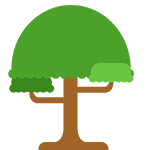
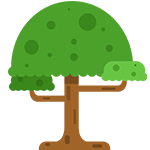
Comparing the layer stacks of the two 150×150 images. Changes:
renamed "Tree V2 copy" to "Tree V3", painted on it over (8, 1, 147, 150)
